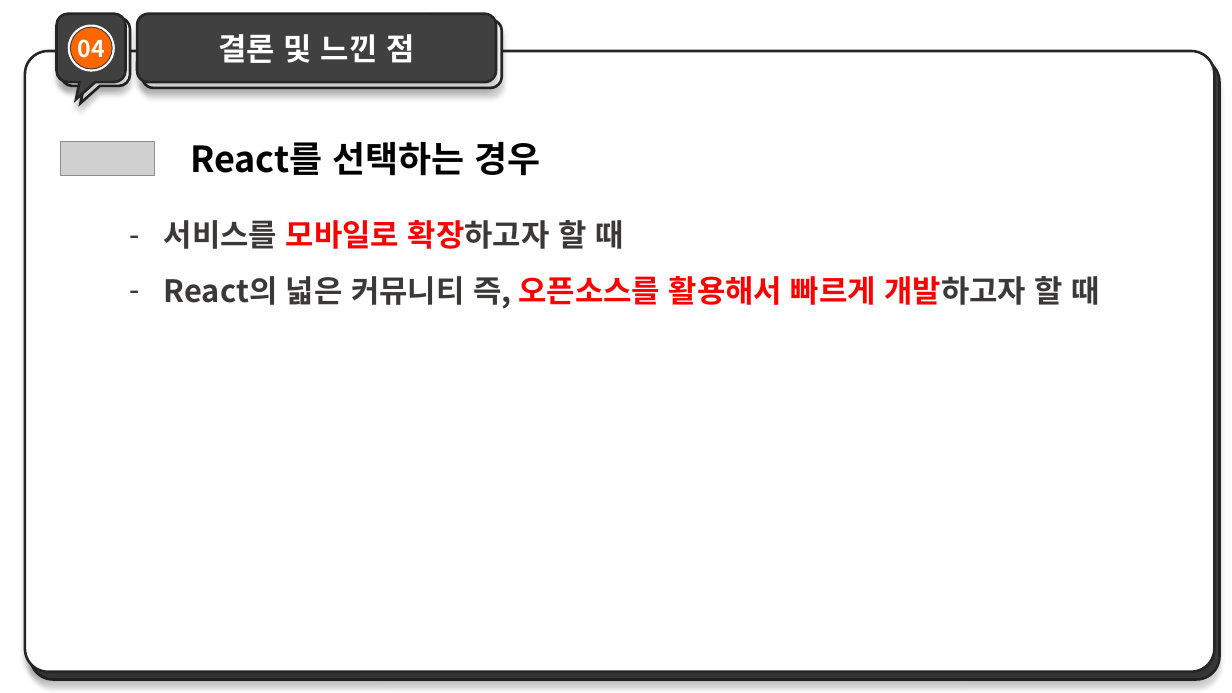
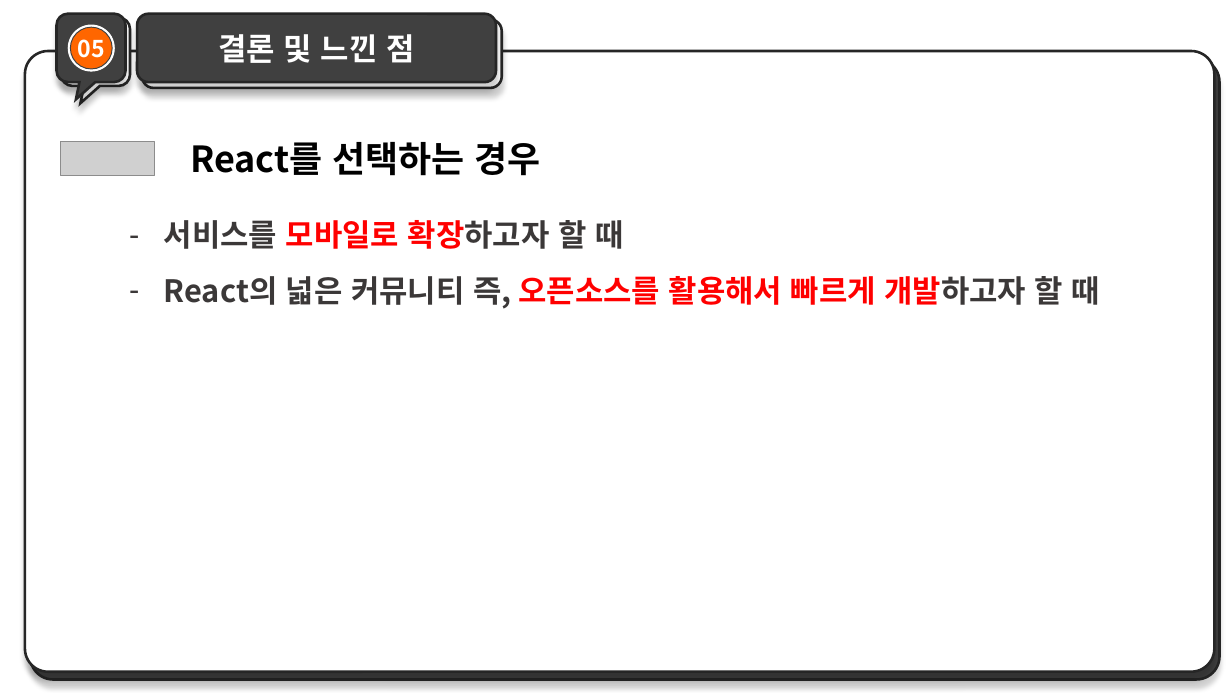
Before and after one commit to lkhoony/Internship, a slide deck: slide 10 of ppt/Vue_React.pptx (slide 9 before the commit). Drawn at 1232x693 pixels with LibreOffice and Linux fonts; fonts in the diff are those of the drawing; grey boxes stand for pictures. Boxes give left, top, right and bottom in pixels: in the first picture for what was removed or moved away, otherwise in the second. Text is boxed around its words. In the diff, an @@ line names an element or a change of style, - is before the commit and + after.

```diff
--- a/ppt/Vue_React.pptx
+++ b/ppt/Vue_React.pptx
@@ text in ellipse at bbox=[76, 32, 106, 65]: text changed @@
-04
+05
```
Also in this commit, not shown: 2 other slides changed, 1 slide added, 1 other file.
